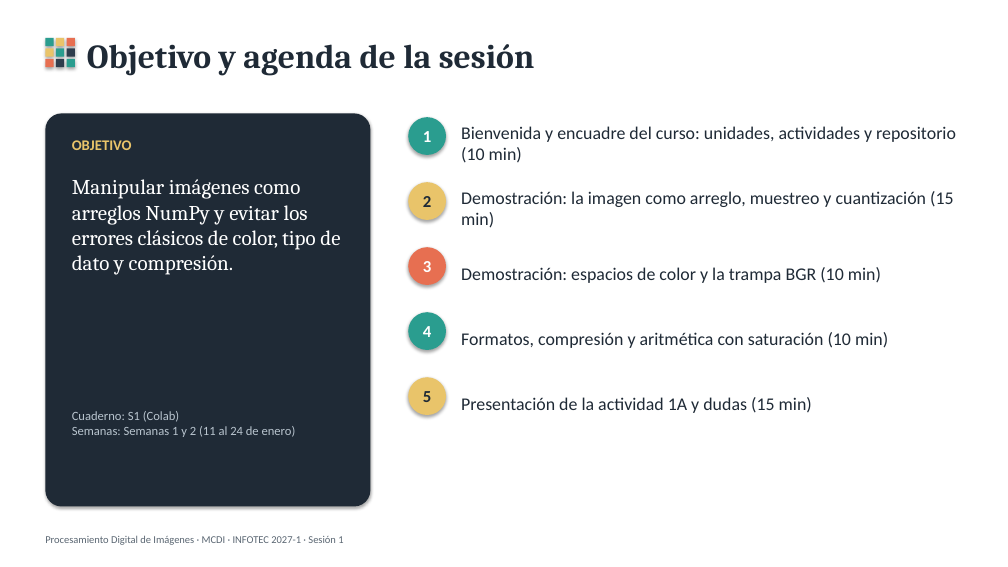
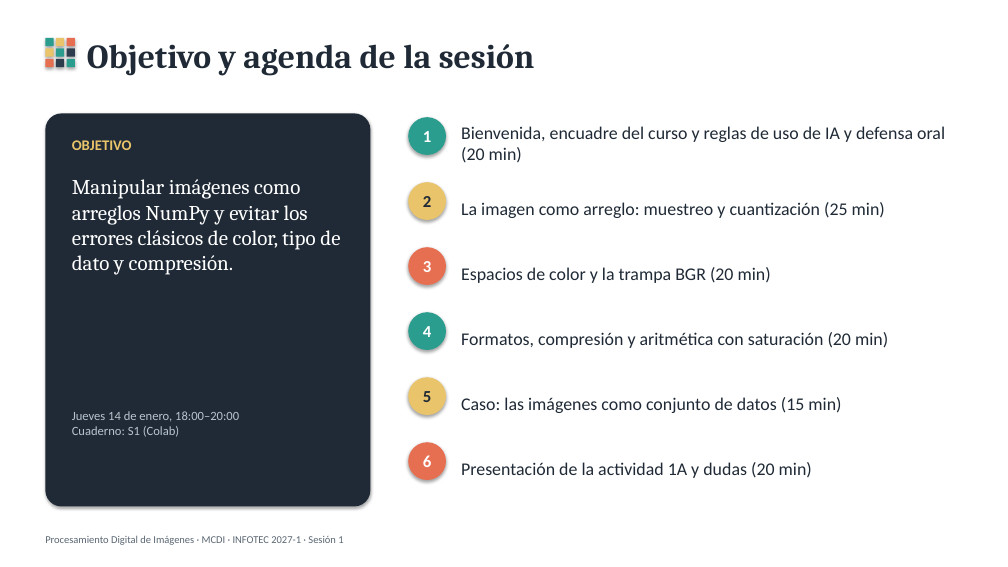
Before and after one commit to egonzalez1989/pdi-mcdi, a slide deck: slide 2 of presentaciones/S1_Imagen_digital_como_dato.pptx. Drawn at 1008x567 pixels with LibreOffice and Linux fonts; fonts in the diff are those of the drawing. Boxes give left, top, right and bottom in pixels: in the first picture for what was removed or moved away, otherwise in the second. Text is boxed around its words. In the diff, an @@ line names an element or a change of style, - is before the commit and + after.

```diff
--- a/presentaciones/S1_Imagen_digital_como_dato.pptx
+++ b/presentaciones/S1_Imagen_digital_como_dato.pptx
@@ text at bbox=[461, 126, 945, 163]: text changed @@
-Bienvenida y encuadre del curso: unidades, actividades y repositorio (10 min)
+Bienvenida, encuadre del curso y reglas de uso de IA y defensa oral (20 min)
@@ text at bbox=[461, 202, 885, 218]: text changed @@
-Demostración: la imagen como arreglo, muestreo y cuantización (15 min)
+La imagen como arreglo: muestreo y cuantización (25 min)
@@ text at bbox=[461, 267, 771, 283]: text changed @@
-Demostración: espacios de color y la trampa BGR (10 min)
+Espacios de color y la trampa BGR (20 min)
@@ text at bbox=[461, 332, 888, 348]: text changed @@
-Formatos, compresión y aritmética con saturación (10 min)
+Formatos, compresión y aritmética con saturación (20 min)
@@ text at bbox=[72, 411, 239, 422]: paragraph added @@
+Jueves 14 de enero, 18:00–20:00
@@ text at bbox=[461, 397, 841, 413]: text changed @@
-Presentación de la actividad 1A y dudas (15 min)
+Caso: las imágenes como conjunto de datos (15 min)
@@ text at bbox=[72, 426, 296, 437]: paragraph removed @@
-Semanas: Semanas 1 y 2 (11 al 24 de enero)
@@ ellipse added at bbox=[408, 442, 446, 480], fill #E76F51, 16 pt, text #FFFFFF, bold @@
+6
@@ text added at bbox=[461, 462, 812, 478], 17 pt, text #1F2A36 @@
+Presentación de la actividad 1A y dudas (20 min)
```
Also in this commit, not shown: 2 other slides changed, 1 slide added, 33 other files.
